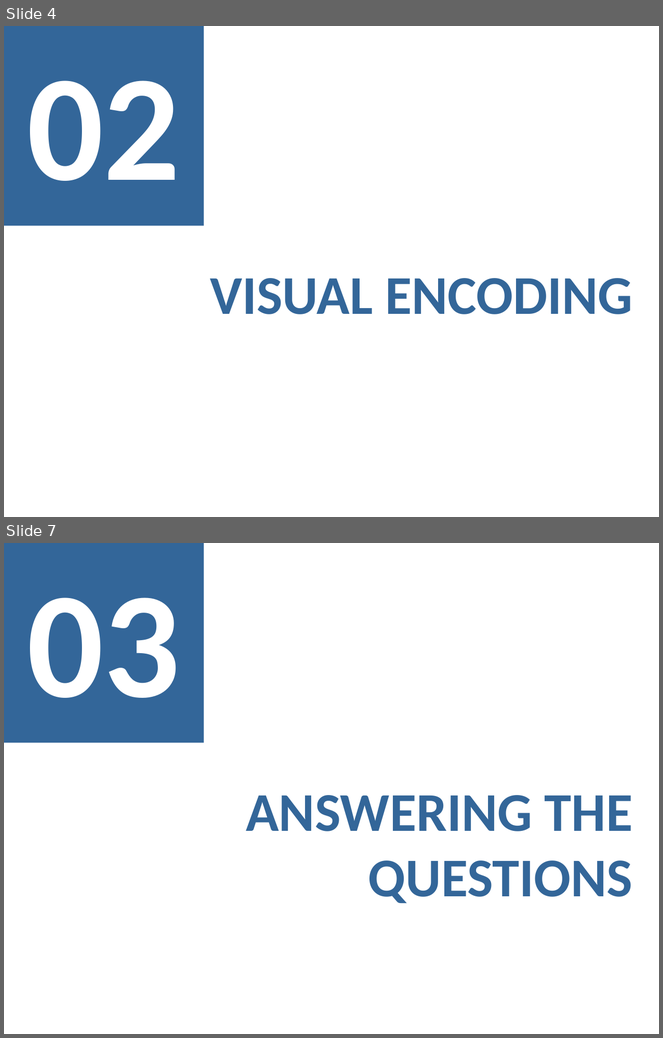
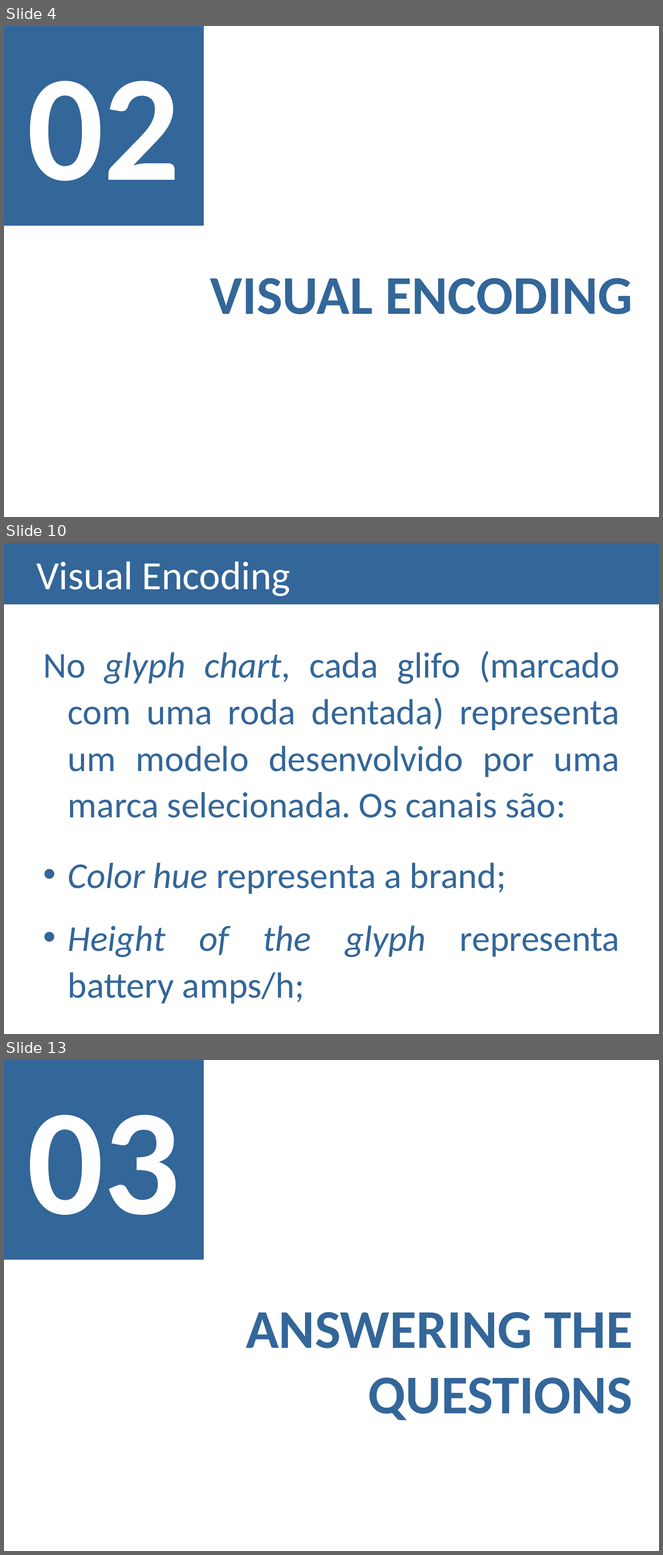
Before and after one commit to isabelSoares/IV-2021, a slide deck: Checkpoints Outline/Checkpoint 3/Checkpoint 3 - G16.pptx. Shown one above the other, each under a label of ours: slides 4 and 7 before the commit, slides 4, 10 and 13 after it; the slides between them are not shown. The pictures are 663x1038 and 663x1555 pixels, drawn with LibreOffice and Linux fonts; fonts in the diff are those of the drawing. Boxes give left, top, right and bottom in pixels: in the first picture for what was removed or moved away, otherwise in the second. Text is boxed around its words. In the diff, an @@ line names an element or a change of style, - is before the commit and + after.

```diff
--- a/Checkpoints Outline/Checkpoint 3/Checkpoint 3 - G16.pptx
+++ b/Checkpoints Outline/Checkpoint 3/Checkpoint 3 - G16.pptx
@@ slide 10 added at (x1=4, y1=543, x2=659, y2=1034), background #FFFFFF @@
@@ title added at (x1=4, y1=543, x2=659, y2=604), fill #336699, 44 pt, text #FFFFFF @@
+Visual Encoding
@@ text added at (x1=44, y1=651, x2=620, y2=1004), 40 pt, text #336699 @@
+No glyph chart, cada glifo (marcado com uma roda dentada) representa um modelo desenvolvido por uma marca selecionada. Os canais são:
+• Color hue representa a brand;
+• Height of the glyph representa battery amps/h;
@@ what was slide 7 is now slide 13 @@
```
Also in this commit, not shown: 23 other slides added, 4 slides removed, 2 other files.
